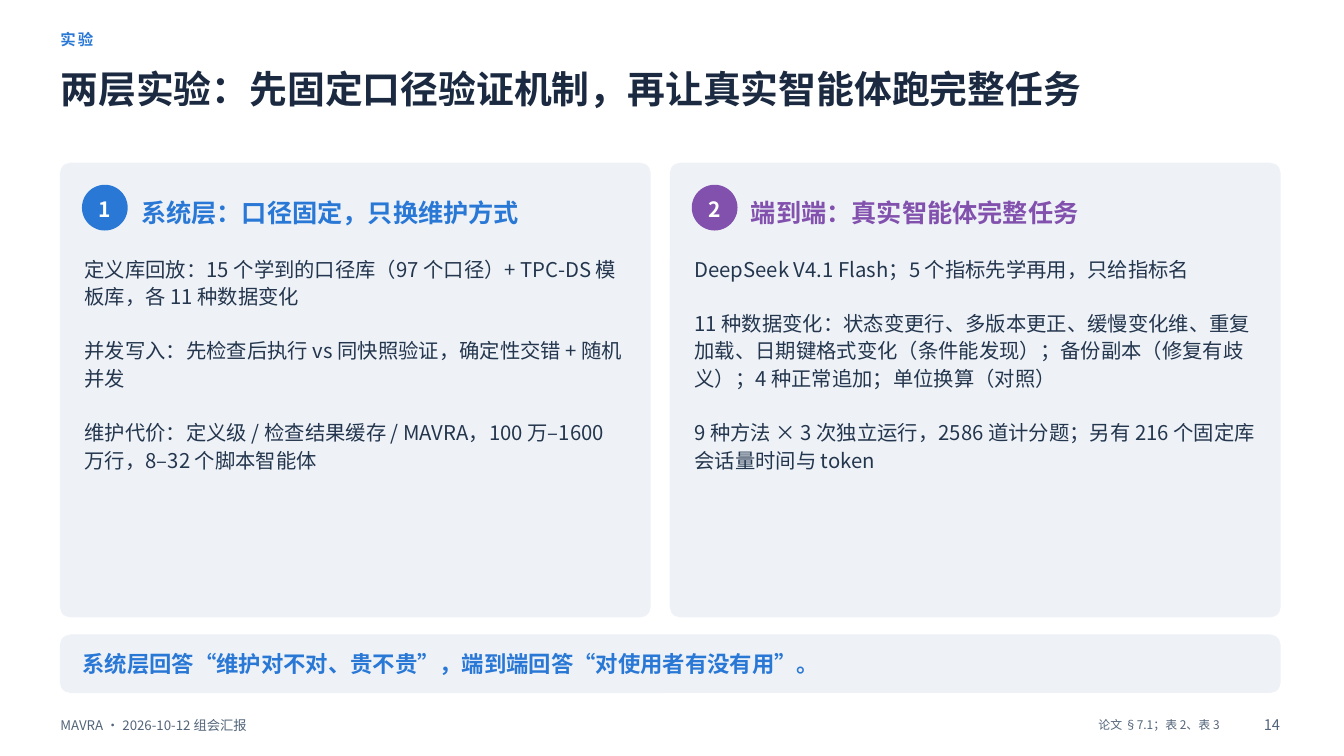
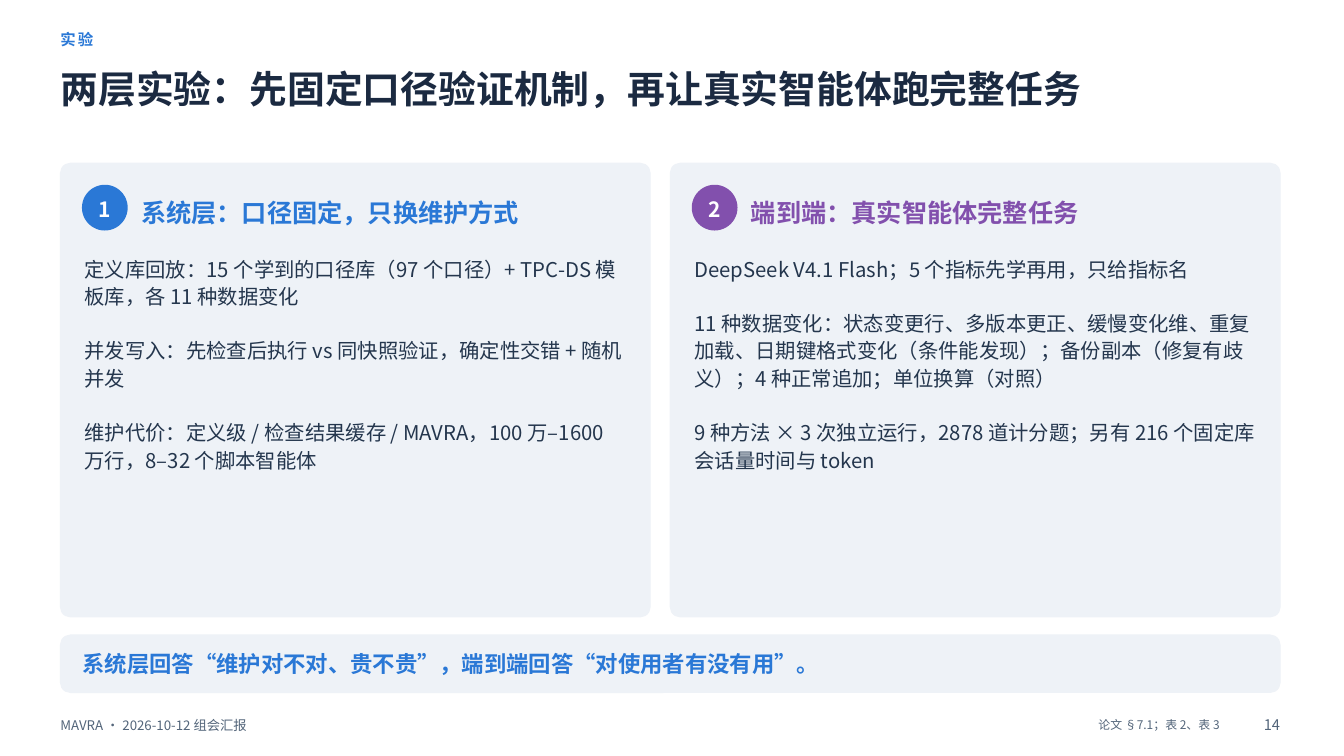
Before and after one commit to mmmttt000045/agent4db-adapter, a slide deck: slide 14 of docs/mavra-report-2026-10-12.pptx. Drawn at 1344x756 pixels with LibreOffice and Linux fonts; fonts in the diff are those of the drawing. Boxes give left, top, right and bottom in pixels: in the first picture for what was removed or moved away, otherwise in the second. Text is boxed around its words. In the diff, an @@ line names an element or a change of style, - is before the commit and + after.

```diff
--- a/docs/mavra-report-2026-10-12.pptx
+++ b/docs/mavra-report-2026-10-12.pptx
@@ text at (694,423,1254,470): text changed @@
-9 种方法 × 3 次独立运行，2586 道计分题；另有 216 个固定库会话量时间与 token
+9 种方法 × 3 次独立运行，2878 道计分题；另有 216 个固定库会话量时间与 token
```
Also in this commit, not shown: 4 other slides changed, 2 other files.
